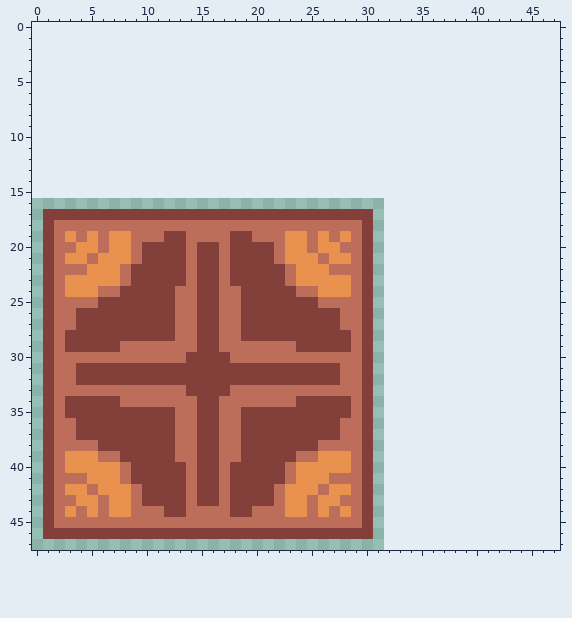
A pixel-art sprite gets an edit: Assets/Sprites/GUI/sprite_0.png. Above: the version before the commit.
The file is 32x32 pixels. The old version is drawn lined up with the new one, on the new canvas.
After:
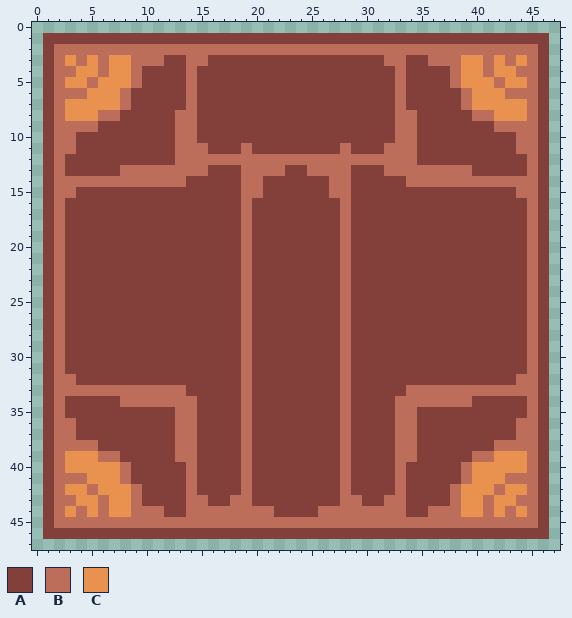
Palette (. is transparent): A #833f39  B #bc6e5a  C #e9914e
Change:
canvas 32x32 -> 48x48, the old top-left corner now at 0,16
Changed rows in their new state; - is an unchanged pixel.
first column x 1:
 1 AAAAAAAAAAAAAAAAAAAAAAAAAAAAAAAAAAAAAAAAAAAAAA
 2 ABBBBBBBBBBBBBBBBBBBBBBBBBBBBBBBBBBBBBBBBBBBBA
 3 ABCBCBCCBBBAABBAAAAAAAAAAAAAAAABBAABBBCCBCBCBA
 4 ABBCCBCCBAAAABAAAAAAAAAAAAAAAAAABAAAABCCBCCBBA
 5 ABCCBCCCBAAAABAAAAAAAAAAAAAAAAAABAAAABCCCBCCBA
 6 ABBBCCCBAAAAABAAAAAAAAAAAAAAAAAABAAAAABCCCBBBA
 7 ABCCCCCBAAAAABAAAAAAAAAAAAAAAAAABAAAAABCCCCCBA
 8 ABCCCBBAAAAABBAAAAAAAAAAAAAAAAAABBAAAAABBCCCBA
 9 ABBBBAAAAAAABBAAAAAAAAAAAAAAAAAABBAAAAAAABBBBA
10 ABBAAAAAAAAABBAAAAAAAAAAAAAAAAAABBAAAAAAAAABBA
11 ABBAAAAAAAAABBBAAABAAAAAAAABAAABBBAAAAAAAAABBA
12 ABAAAAAAAAAABBBBBBBBBBBBBBBBBBBBBBAAAAAAAAAABA
13 ABAAAAABBBBBBBBAAABBBBAABBBBAAABBBBBBBBAAAAABA
14 ABBBBBBBBBBBBAAAAABBAAAAAABBAAAAABBBBBBBBBBBBA
15 ABBAAAAAAAAAAAAAAABBAAAAAABBAAAAAAAAAAAAAAABBA
16 ABAAAAAAAAAAAAAAAABAAAAAAAABAAAAAAAAAAAAAAAABA
17 -B----------------B--------B--AAAAAAAAAAAAAABA
18 --AAAAAAAAAAAAAAAA-AAAAAAAA-A-AAAAAAAAAAAAAABA
19 --AAAAAAAAA--AAAA-BAAAAAAAABA-AAAAAAAAAAAAAABA
20 --AAAAAAA----A--A-B--AAAAAA-A-AAAAAAAAAAAAAABA
21 --AAAAAAA----A--A-B--AAAAAABA-AAAAAAAAAAAAAABA
22 --AAAAAA-----A--A-B---AAAAA-A-AAAAAAAAAAAAAABA
23 --AAAAAA-----A--A-B---AAAAABA-AAAAAAAAAAAAAABA
24 --AAAAA-----AA--AAB----AAAABA-AAAAAAAAAAAAAABA
25 --AAA-------AA--AAB------AA-A-AAAAAAAAAAAAAABA
26 --A---------AA--AAB---------A-AAAAAAAAAAAAAABA
27 --A---------AA--AAB---------A-AAAAAAAAAAAAAABA
28 ------------AA--AAB--------BA-AAAAAAAAAAAAAABA
29 -------AAAAAAA--AA-AAAA----BA-AAAAAAAAAAAAAABA
30 --AAAAAAAAAAA----A-AAAAAAAA-A-AAAAAAAAAAAAAABA
31 --A---------------B---------A-AAAAAAAAAAAAAABA
32 ------------------B---------A-AAAAAAAAAAAAABBA
33 -----------------A-AAAAAAAA-A-AAABBBBBBBBBBBBA
34 ----------------AA-AAAA----BA-AABBBBBBBAAAAABA
35 ----------------AAB--------BA-AABBAAAAAAAAAABA
36 ----------------AAB---------A-AABBAAAAAAAAABBA
37 ----------------AAB---------A-AABBAAAAAAAAABBA
38 ----------------AAB------AA-A-AABBAAAAAAABBBBA
39 ----------------AAB----AAAABA-AABBAAAAABBCCCBA
40 ----------------A-B---AAAAABA-AABAAAAABCCCCCBA
41 ----------------A-B---AAAAA-A-AABAAAAABCCCBBBA
42 ----------------A-B--AAAAAABA-AABAAAABCCCBCCBA
43 --------------B-ABB--AAAAAA---ABBAAAABCCBCCBBA
44 -----------------BB--AAAAB-B-BBBBAABBBCCBCBCBA
45 -----------------------------BBBBBBBBBBBBBBBBA
46 ------------------------------AAAAAAAAAAAAAAAA
Where, in picture pixels (left, top, right, bottom), the same in both pictures:
changed: (43, 33, 549, 539)
